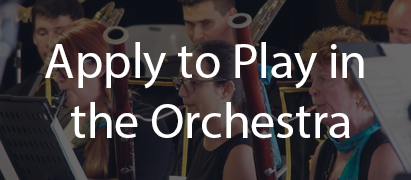
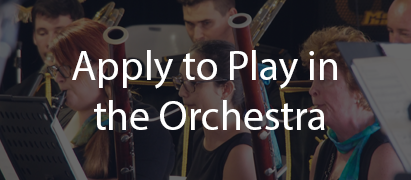
The second 411x180 image is a revision of the first. Changes to its layers:
painted on "Apply to Play in the Orchestra" over [45, 42, 364, 138]
